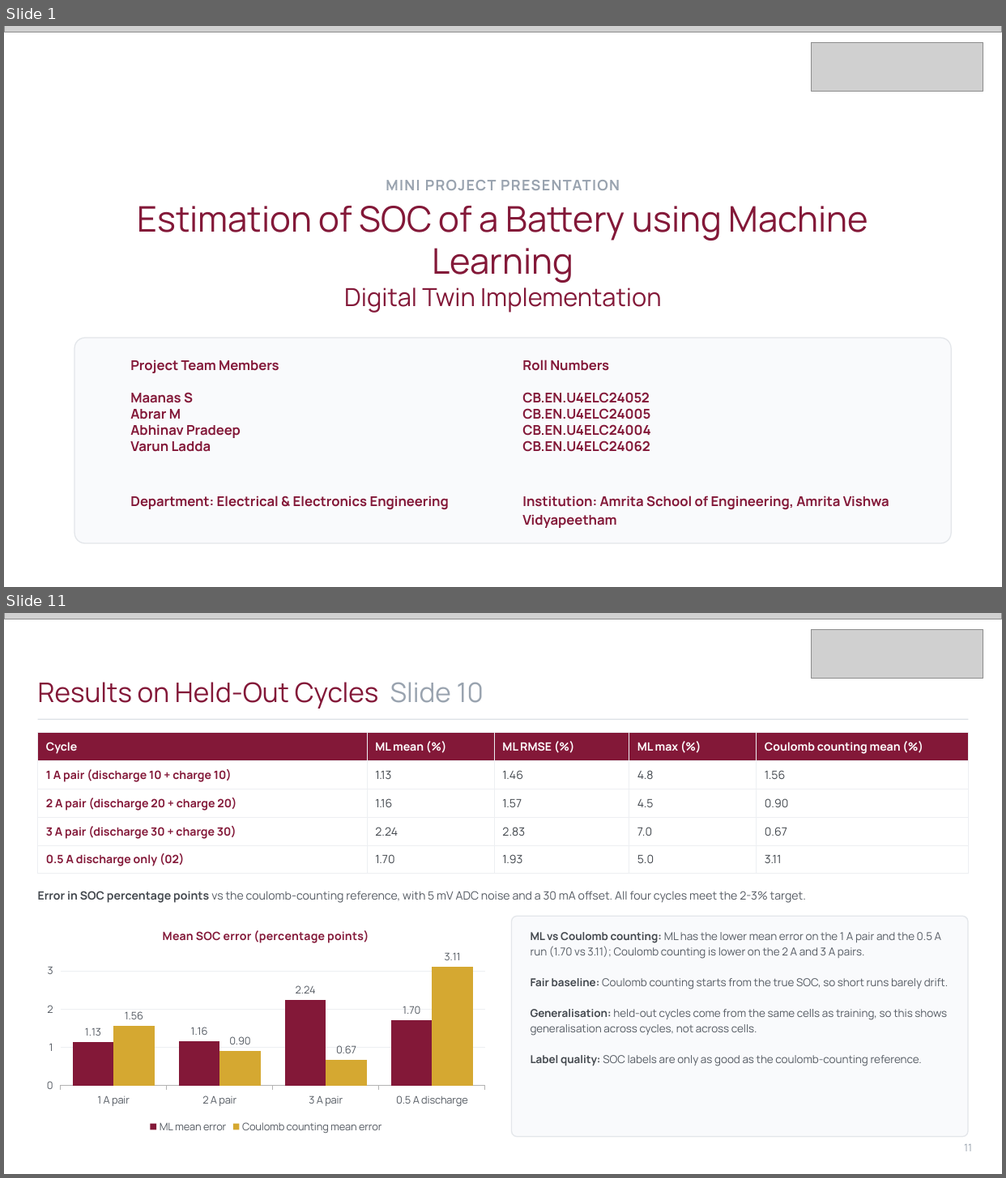
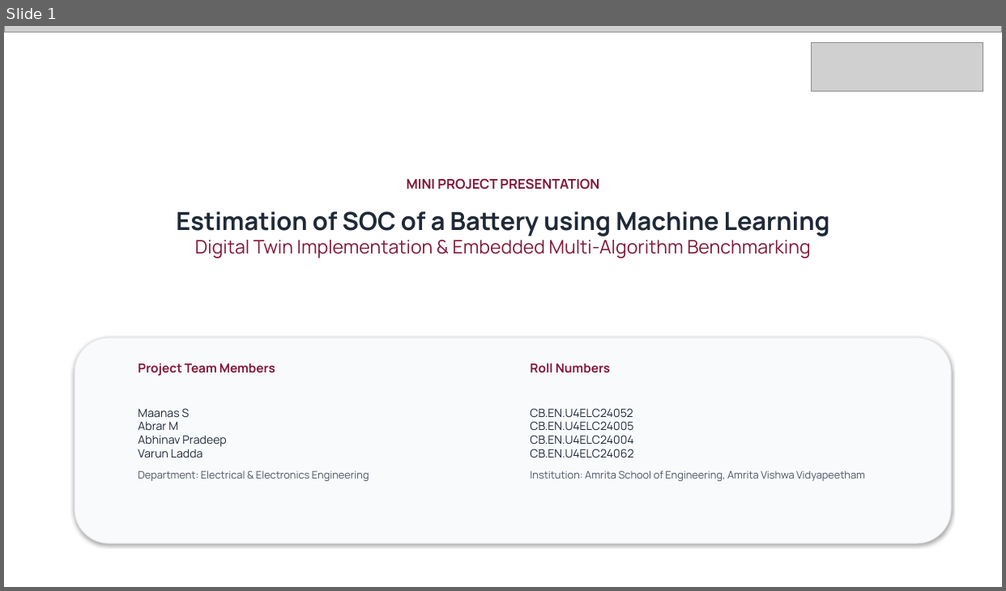
Before and after one commit to Imagiyy/Digital-Twin--ML-Based-Battery-SOC-Estimation, a slide deck: Amrita_SOC_Digital_Twin_Presentation.pptx. Shown one above the other, each under a label of ours: slides 1 and 11 before the commit, slide 1 after it; the slides between them are not shown. The pictures are 1006x1178 and 1006x591 pixels, drawn with LibreOffice and Linux fonts; fonts in the diff are those of the drawing; grey boxes stand for pictures. Boxes give left, top, right and bottom in pixels: in the first picture for what was removed or moved away, otherwise in the second. Text is boxed around its words. In the diff, an @@ line names an element or a change of style, - is before the commit and + after.

```diff
--- a/Amrita_SOC_Digital_Twin_Presentation.pptx
+++ b/Amrita_SOC_Digital_Twin_Presentation.pptx
@@ slide 11 removed at (x1=4, y1=613, x2=1002, y2=1174), background #FFFFFF @@
@@ picture removed at (x1=4, y1=613, x2=1002, y2=619) @@
@@ picture removed at (x1=811, y1=629, x2=983, y2=679) @@
@@ text removed at (x1=38, y1=682, x2=484, y2=709) @@
-Results on Held-Out Cycles Slide 10
@@ line removed from (38, 719) to (968, 719) @@
@@ table removed at (x1=38, y1=733, x2=968, y2=870), 5 rows, 5 columns @@
-Cycle | ML mean (%) | ML RMSE (%) | ML max (%) | Coulomb counting mean (%)
-1 A pair (discharge 10 + charge 10) | 1.13 | 1.46 | 4.8 | 1.56
-2 A pair (discharge 20 + charge 20) | 1.16 | 1.57 | 4.5 | 0.90
-3 A pair (discharge 30 + charge 30) | 2.24 | 2.83 | 7.0 | 0.67
-0.5 A discharge only (02) | 1.70 | 1.93 | 5.0 | 3.11
@@ text removed at (x1=38, y1=891, x2=806, y2=903) @@
-Error in SOC percentage points vs the coulomb-counting reference, with 5 mV ADC noise and a 30 mA offset. All four cycles meet the 2-3% target.
@@ column chart removed at (x1=38, y1=916, x2=494, y2=1137) @@
-title "Mean SOC error (percentage points)"
-categories: 1 A pair, 2 A pair, 3 A pair, 0.5 A discharge
-ML mean error: 1.13, 1.16, 2.24, 1.7
-Coulomb counting mean error: 1.56, 0.9, 0.67, 3.11
@@ rounded rectangle removed at (x1=512, y1=916, x2=968, y2=1137) @@
@@ text removed at (x1=530, y1=932, x2=947, y2=1067) @@
-ML vs Coulomb counting: ML has the lower mean error on the 1 A pair and the 0.5 A run (1.70 vs 3.11); Coulomb counting is lower on the 2 A and 3 A pairs.
-Fair baseline: Coulomb counting starts from the true SOC, so short runs barely drift.
-Generalisation: held-out cycles come from the same cells as training, so this shows generalisation across cycles, not across cells.
-Label quality: SOC labels are only as good as the coulomb-counting reference.
@@ text removed at (x1=964, y1=1144, x2=972, y2=1152) @@
-11
@@ slide 1 changed as well @@
@@ text "MINI PROJECT PRESENTATION" at (x1=407, y1=178, x2=599, y2=190): size 14 to 13 pt, text colour #99A3AF to #831838, letter spacing 1 to 0 pt; vertical alignment middle to top @@
@@ text "Estimation of SOC of a ..." at (x1=176, y1=211, x2=830, y2=258): vertical alignment middle to top @@
@@ text at (x1=176, y1=211, x2=830, y2=237): size 34 to 24 pt, text colour #831838 to #1F2937, bold on in "Estimation of SOC of a Battery using ..." @@
@@ text at (x1=195, y1=240, x2=810, y2=258): text changed; size 24 to 18 pt @@
-Digital Twin Implementation
+Digital Twin Implementation & Embedded Multi-Algorithm Benchmarking
@@ rounded rectangle at (x1=74, y1=338, x2=951, y2=544): outline #E3E6EA 1 pt to #E3E6EA 0.75 pt; shadow on; proportions changed @@
@@ text "Project Team Members" at (x1=138, y1=363, x2=369, y2=482): size 13 to 12 pt in "Project Team Members"; size 13 to 11 pt, text colour #831838 to #1F2937 in "Maanas S", "Abrar M", "Abhinav Pradeep", "Varun Ladda"; bold off in "Maanas S", "Abrar M", "Abhinav Pradeep", "Varun Ladda" and 1 more places; size 13 to 10 pt, text colour #831838 to #4B5563 in "Department: Electrical & Electronics Engineering"; line spacing 1.15 to 1; more space between paragraphs @@
@@ text "Roll Numbers" at (x1=530, y1=363, x2=865, y2=481): size 13 to 12 pt in "Roll Numbers"; size 13 to 11 pt, text colour #831838 to #1F2937 in "CB.EN.U4ELC24052", "CB.EN.U4ELC24005", "CB.EN.U4ELC24004", "CB.EN.U4ELC24062"; bold off; size 13 to 10 pt, text colour #831838 to #4B5563 in "Institution: Amrita School of Engineering, Amrita Vishwa ..."; line spacing 1.15 to 1; more space between paragraphs @@
```
Also in this commit, not shown: 5 other slides changed, 17 slides added, 7 other slides removed.
